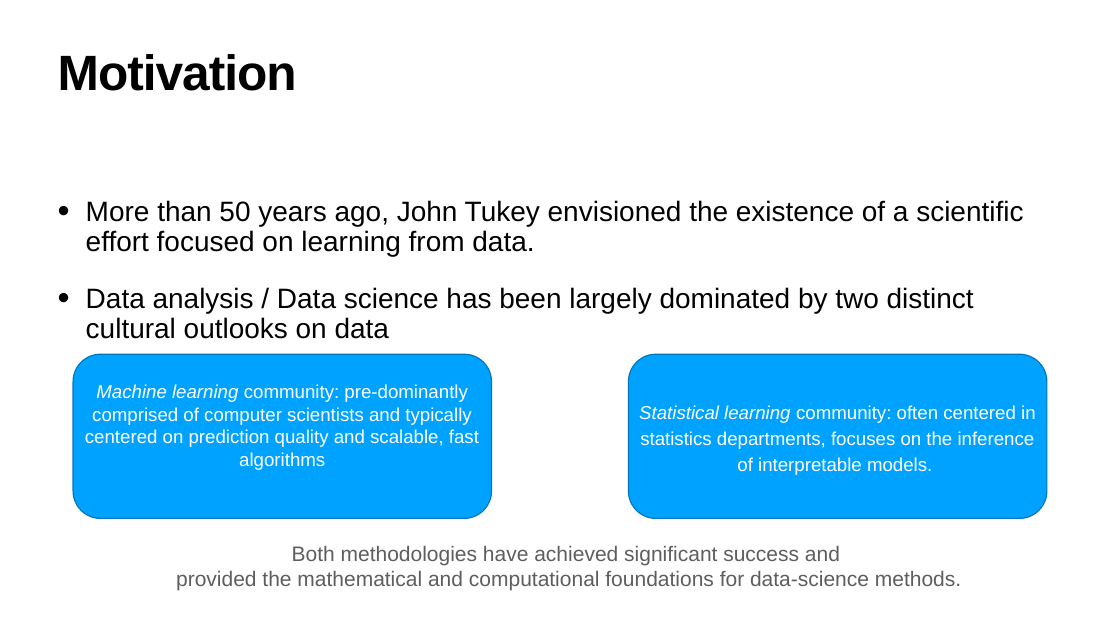
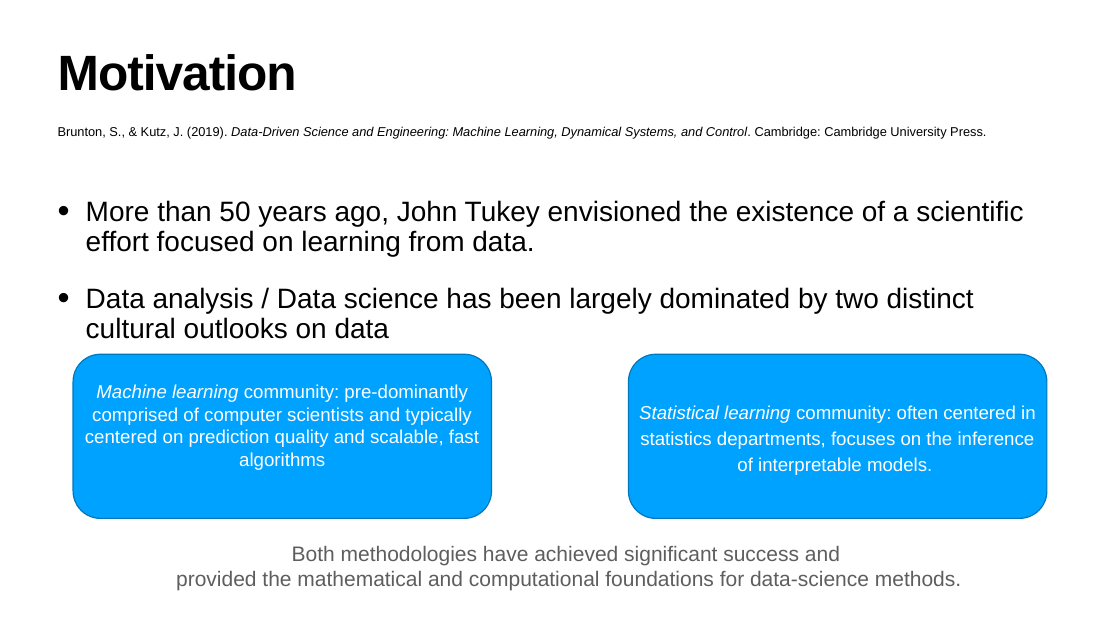
Before and after one commit to hanveiga/amld-2021-repML, a slide deck: slide 9 of slides/workshop skeleton.pptx. Drawn at 1120x630 pixels with LibreOffice and Linux fonts; fonts in the diff are those of the drawing. Boxes give left, top, right and bottom in pixels: in the first picture for what was removed or moved away, otherwise in the second. Text is boxed around its words. In the diff, an @@ line names an element or a change of style, - is before the commit and + after.

```diff
--- a/slides/workshop skeleton.pptx
+++ b/slides/workshop skeleton.pptx
@@ text added at [58, 126, 986, 139], 22 pt, text #000000, italic @@
+Brunton, S., & Kutz, J. (2019). Data-Driven Science and Engineering: Machine Learning, Dynamical Systems, and Control. Cambridge: Cambridge University Press.
```
Also in this commit, not shown: 14 other slides changed, 15 slides added, 1 slide removed.
